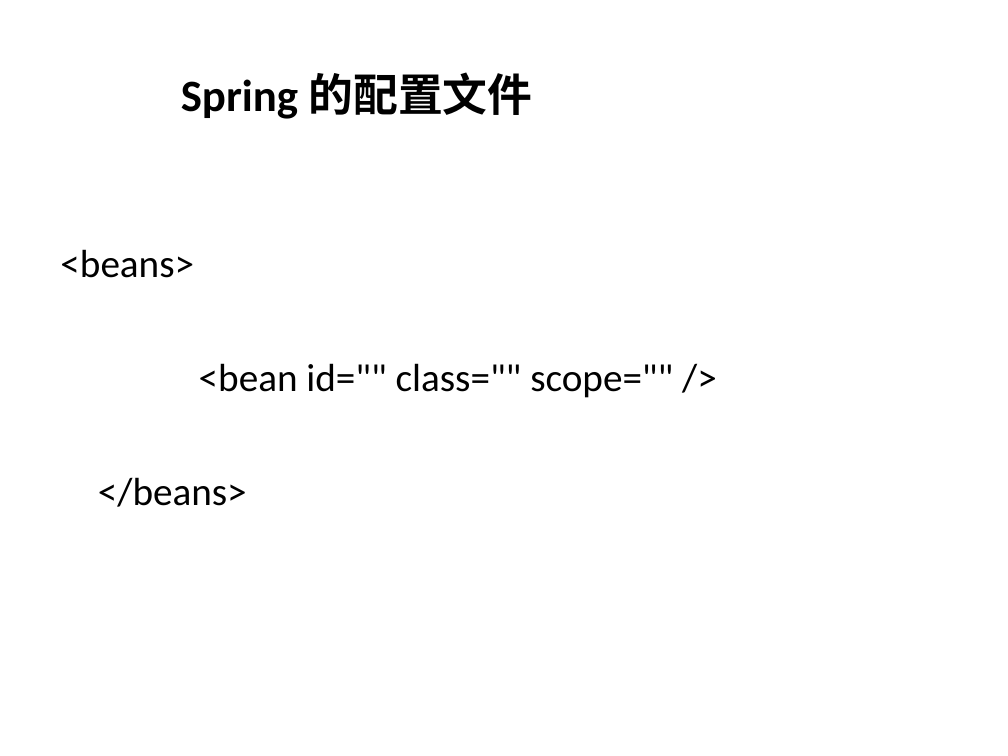
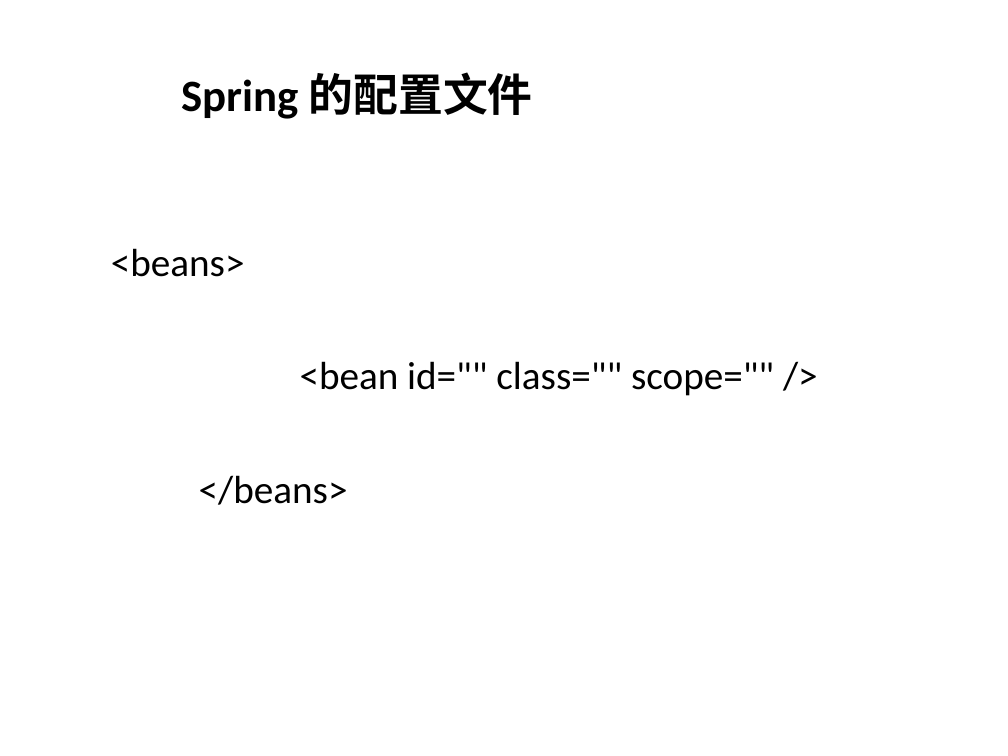
Before and after one commit to burstinair/clouddrive, a slide deck: slide 5 of Spring 学习分享.ppt (slide 6 before the commit). Drawn at 1008x756 pixels with LibreOffice and Linux fonts; fonts in the diff are those of the drawing; background and template pictures are left out. Boxes give left, top, right and bottom in pixels: in the first picture for what was removed or moved away, otherwise in the second. Text is boxed around its words. In the diff, an @@ line names an element or a change of style, - is before the commit and + after.

```diff
--- a/Spring 学习分享.ppt
+++ b/Spring 学习分享.ppt
@@ text at [111,248,245,277]: list level 1 to 2 in "<beans>" @@
```
Also in this commit, not shown: 52 other slides changed, 1 slide added, 4 slides removed.
